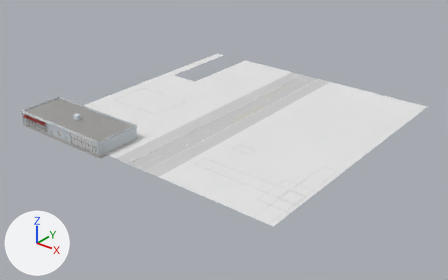
The glTF model dushanbe_city/assets/city/chunks/chunk_4_2.glb: old version first, new version second.
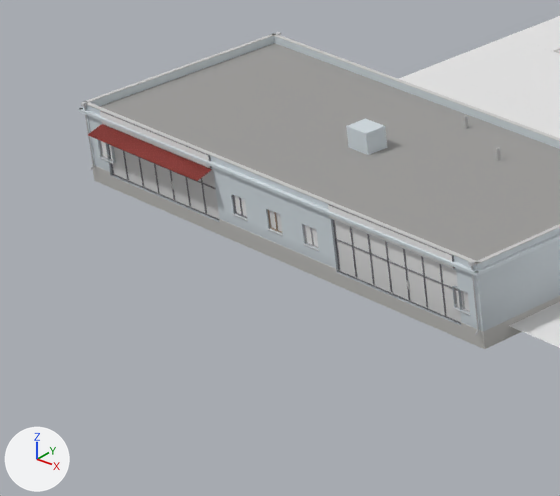
Old and new are each drawn whole from a 50 mm lens placed at (273.7, -112.4, 92.1), pointed at (149.3, 43.1, -4.4) and again close up on the part from 1% to 26% of the width and 32% to 67% of the height. Arrows for +X, +Y and +Z are at lower left; the lights stay in place. The older version's two pictures come first. Objects named as collision shapes, trigger or cutter boxes, shadow casters or lower levels of detail are left out. Vertices at exactly the same position are counted once.

The first close-up shows 'base', 'detail'.
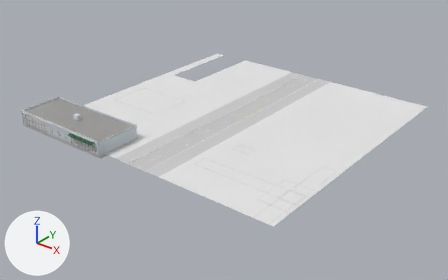
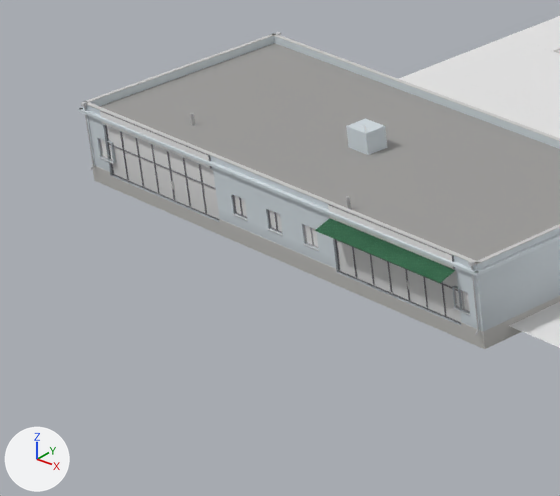
What differs and where, as boxes [x1, y1, x2, y2] in the close-ups (560 x 496 px; the box of a moved part takes in the faces that stretch with it):
part 1 of me_base, moved or reshaped
    before: [88, 124, 212, 181]
    after: [315, 218, 455, 283]
part 2 of me_base, recoloured
    before: [88, 124, 212, 181]
    after: [315, 218, 455, 283]

Diff of the bpy script that builds the scene:
```diff
--- a/dushanbe_city/assets/city/chunks/chunk_4_2.glb.py
+++ b/dushanbe_city/assets/city/chunks/chunk_4_2.glb.py
@@ me_base @@
 me_base.from_pydata(...)  # 1214 vertices, 1304 faces; spans x -54.2..50.0, y -53.3..50.0, z 2.2..9.0
 # used by ob_base; location = (150.0, 50.0, 0.0)
+# me_base part 1: the loose piece of 4 vertices spanning x -52.0..-40.0, y -53.3..-52.0, z 6.6..7.0 is moved by (24.0, 0.0, 0.0)
+# me_base part 2: 4 faces centred in x -48.0..-44.0, y -52.9..-52.5, z 6.7..6.8 are repainted in the vertex colours; the middle colour goes from red #cb5a53 to green #539e73
 me_base.materials.append(mat_asphalt)
```
